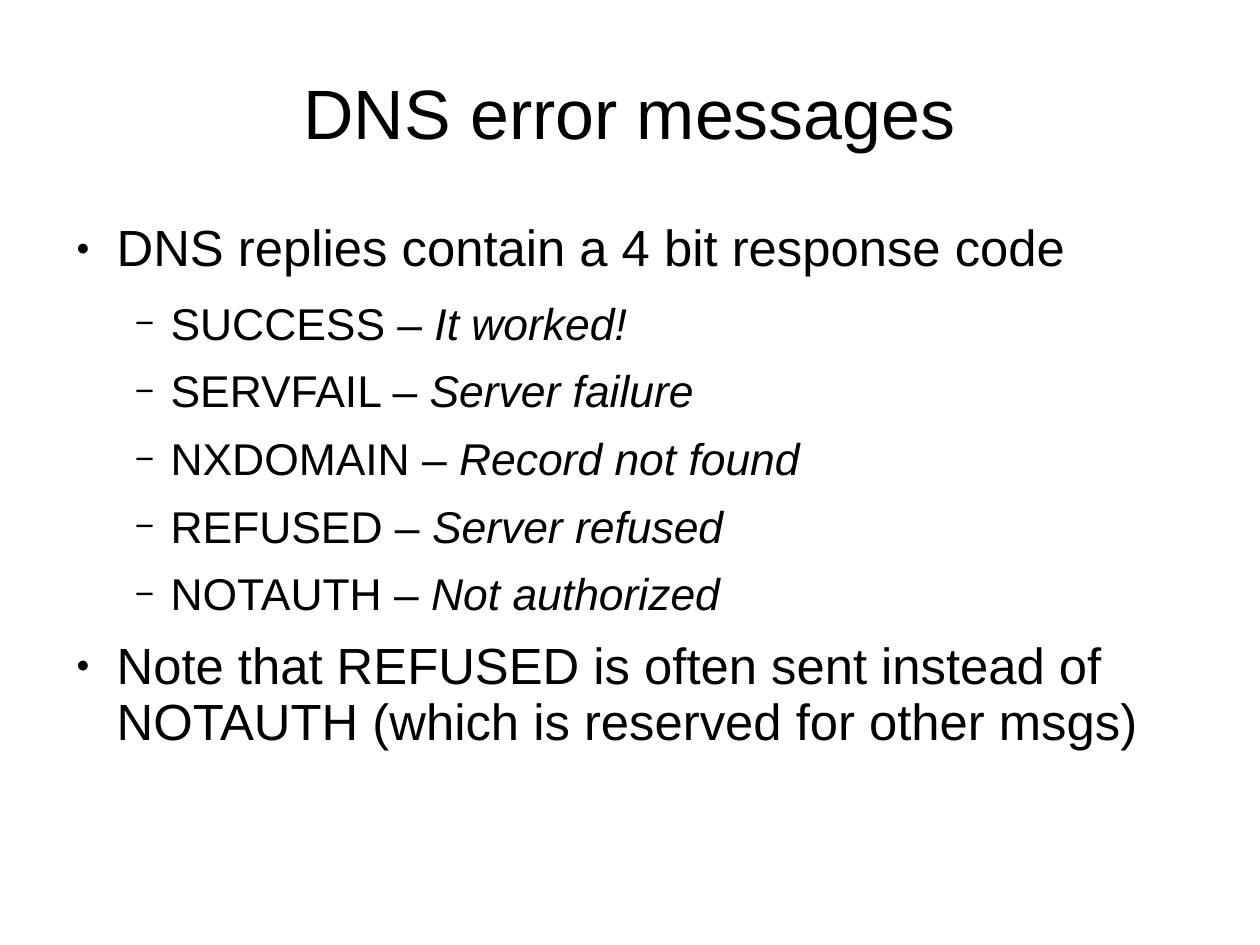
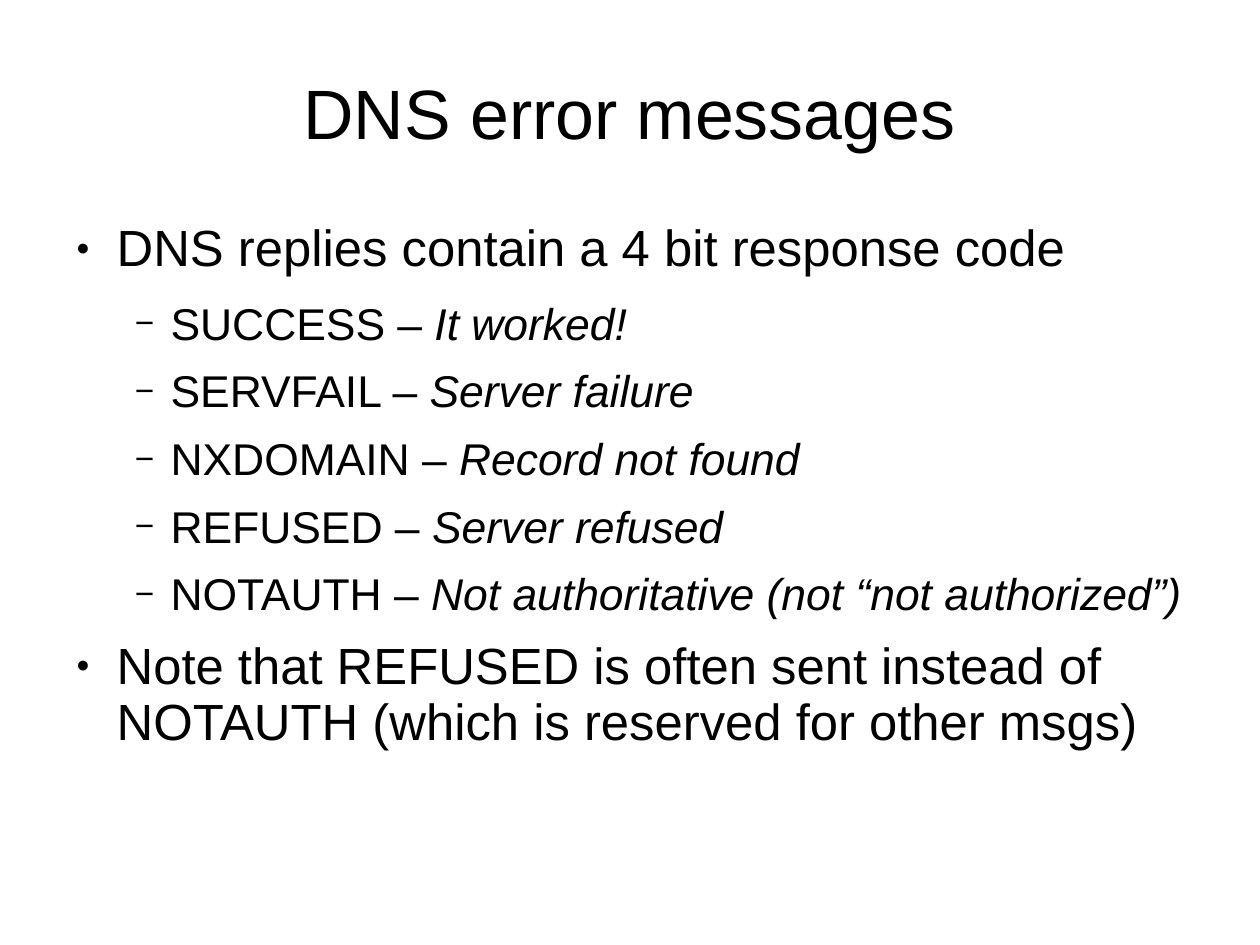
Before and after one commit to OneIdentity/dnsupdate, a slide deck: slide 12 of training.ppt. Drawn at 1260x945 pixels with LibreOffice and Linux fonts; fonts in the diff are those of the drawing. Boxes give left, top, right and bottom in pixels: in the first picture for what was removed or moved away, otherwise in the second. Text is boxed around its words. In the diff, an @@ line names an element or a change of style, - is before the commit and + after.

Commit message:
correct typo seen when presenting to QA

```diff
--- a/training.ppt
+++ b/training.ppt
@@ text at [171, 577, 1181, 620]: text changed @@
-  − NOTAUTH – Not authorized
+  − NOTAUTH – Not authoritative (not “not authorized”)
```
